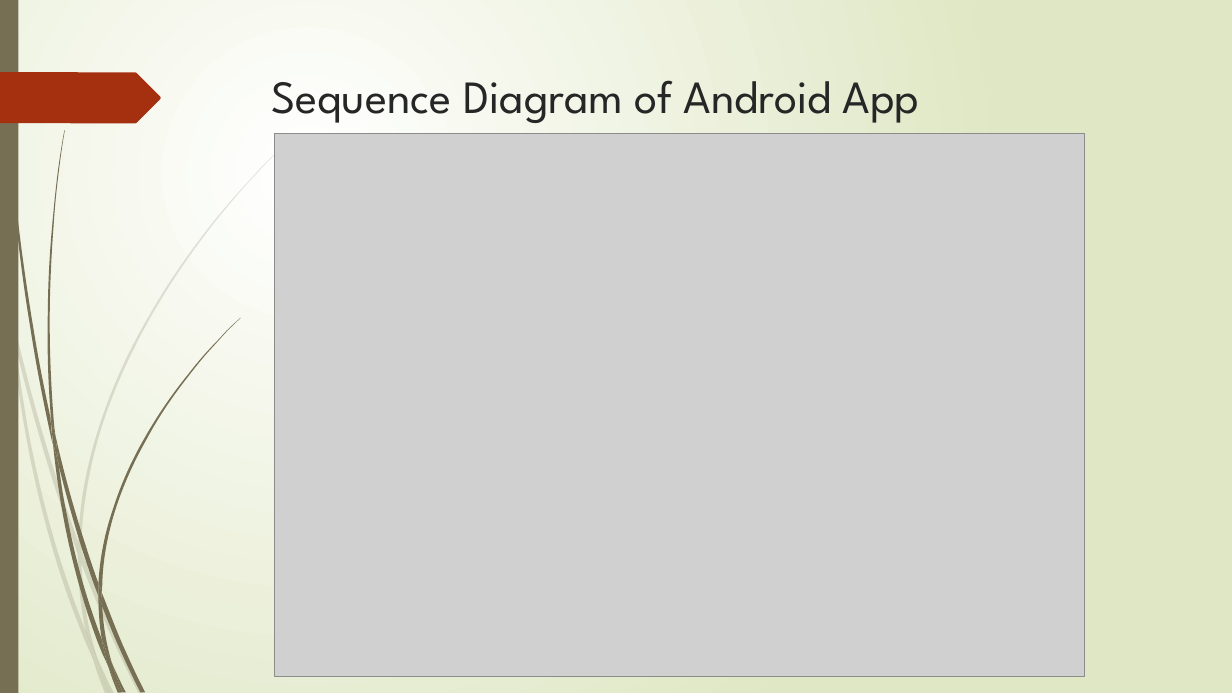
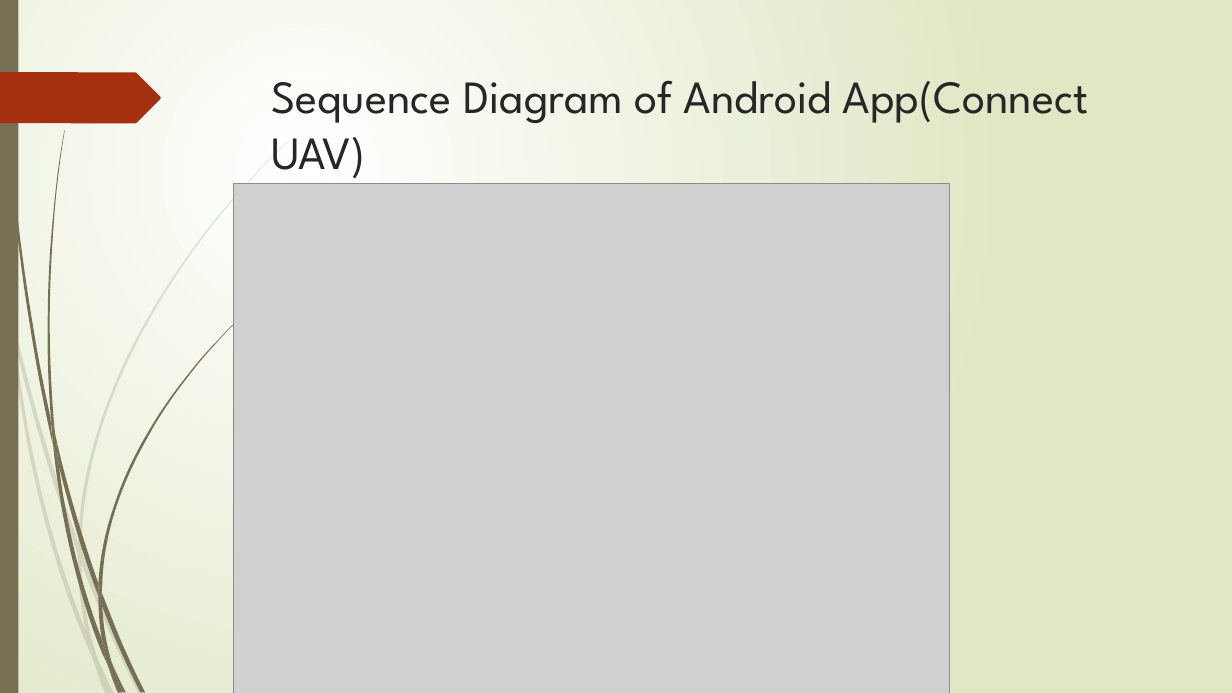
Before and after one commit to Ethan7102/FYP, a slide deck: slide 11 of FYP_document/Interim Report/Interim Report.pptx. Drawn at 1232x693 pixels with LibreOffice and Linux fonts; fonts in the diff are those of the drawing; grey boxes stand for pictures. Boxes give left, top, right and bottom in pixels: in the first picture for what was removed or moved away, otherwise in the second. Text is boxed around its words. In the diff, an @@ line names an element or a change of style, - is before the commit and + after.

```diff
--- a/FYP_document/Interim Report/Interim Report.pptx
+++ b/FYP_document/Interim Report/Interim Report.pptx
@@ title at (271,80,1088,178): text changed @@
-Sequence Diagram of Android App
+Sequence Diagram of Android App(Connect UAV)
@@ picture: place and size @@
-picture at (274,134,1085,677)
+picture at (233,183,950,693)
```
Also in this commit, not shown: 8 other slides changed, 2 other files.
